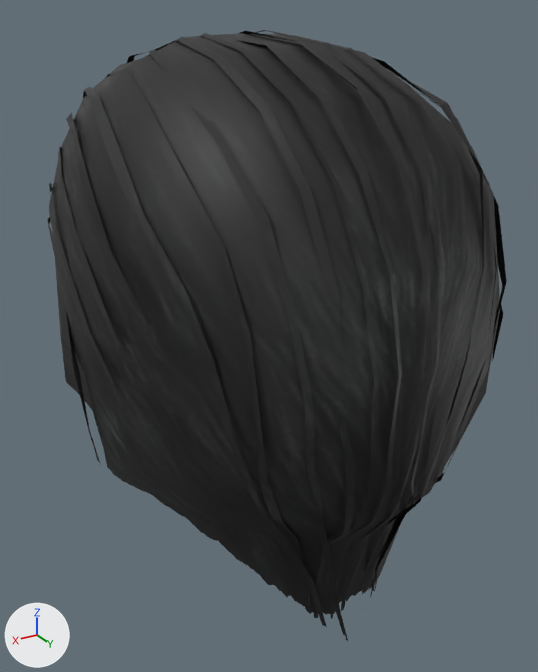
One commit to the glTF model public/assets/characters/looks/woman/hair-cropped.glb: the scene before it, then after it.
Both versions are drawn from a camera (50 mm lens) standing at (0.134, 0.187, 1.65) and looking at (-0.004, -0.043, 1.535). Arrows for +X, +Y and +Z are at lower left; the lights stay in place. The first picture is the older version. Vertices at exactly the same position are counted once.

Objects in the first picture: 'Hair_cropped'.
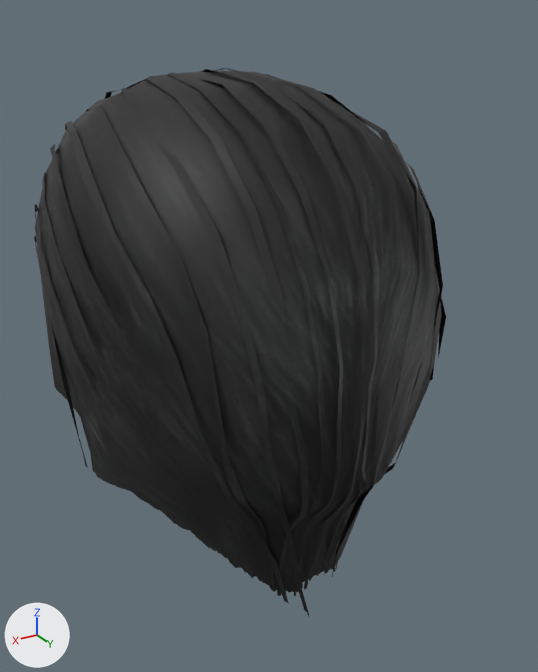
The newer file adds a shape key; the second version is drawn at full value of the shape key 'age_old' of 'Hair_cropped', and the change is written as the vertex moves it makes.

Patch to the scene script:
```diff
--- a/public/assets/characters/looks/woman/hair-cropped.glb.py
+++ b/public/assets/characters/looks/woman/hair-cropped.glb.py
@@ me_hair_cropped @@
 # used by ob_hair_cropped; location = (0.0, 0.0, 0.0)
-me_hair_cropped.from_pydata(...)  # 865 vertices, 1050 faces; spans x -0.075..0.075, y -0.123..0.052, z 1.441..1.646
+me_hair_cropped.from_pydata(...)  # 865 vertices, 1050 faces; spans x -0.074..0.073, y -0.148..0.025, z 1.433..1.632
+# me_hair_cropped part 1: the loose piece of 16 vertices spanning x 0.044..0.071, y -0.112..-0.003, z 1.562..1.608 is scaled about its middle by (0.999, 0.988, 0.958), then moved by (0.0, -0.026, -0.013)
+# me_hair_cropped part 2: the loose piece of 16 vertices spanning x 0.046..0.073, y -0.112..-0.009, z 1.547..1.594 is moved by (0.0, -0.025, -0.013)
+# me_hair_cropped part 3: the loose piece of 16 vertices spanning x 0.041..0.069, y -0.112..0.005, z 1.575..1.619 is multiplied about its middle by the matrix ((0.981, 0.005, 0.028), (-0.004, 0.981, -0.029), (-0.028, 0.028, 0.98)), then moved by (0.0, -0.026, -0.013)
+# me_hair_cropped part 4: the loose piece of 20 vertices spanning x -0.069..-0.041, y -0.112..0.027, z 1.54..1.619 is multiplied about its middle by the matrix ((0.983, -0.007, -0.025), (0.006, 0.982, -0.031), (0.025, 0.031, 0.982)), then moved by (0.001, -0.026, -0.012)
+# me_hair_cropped part 5: 737 of 865 vertices moved; they spanned x -0.075..0.075, y -0.123..0.052, z 1.441..1.646 and now span x -0.074..0.073, y -0.148..0.025, z 1.433..1.632; mean shift (0.0, -0.026, -0.012); largest move (0.0, -0.046, 1.645) -> (0.0, -0.077, 1.631)
+# other edits to the shape of me_hair_cropped do not show in these pictures
 me_hair_cropped.materials.append(mat_woman_hair_cropped)
```

Boxes [x1, y1, x2, y2] around the edits, measured in the pictures (538 x 672 px; the box of a moved part takes in the faces that stretch with it):
'Hair_cropped', reshaped (10% narrower, 10% shorter)
    before: [47, 30, 507, 641]
    after: [34, 68, 446, 617]
part 1 of me_hair_cropped, moved or reshaped
    before: [58, 147, 118, 347]
    after: [42, 173, 94, 353]
part 2 of me_hair_cropped, moved or reshaped
    before: [49, 183, 113, 385]
    after: [34, 204, 90, 386]
part 3 of me_hair_cropped, moved or reshaped
    before: [66, 113, 139, 312]
    after: [50, 144, 111, 318]
part 4 of me_hair_cropped, moved or reshaped (mostly hidden)
    before: [492, 305, 503, 361]
    after: [438, 283, 446, 358]
part 5 of me_hair_cropped, moved or reshaped
    before: [47, 30, 507, 641]
    after: [34, 68, 443, 617]
